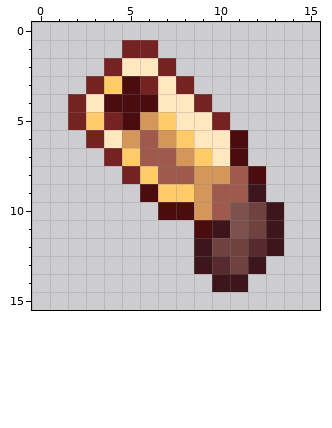
Two states of a pixel-art sprite, RP/textures/items/flintlock.png. The picture above was drawn from the file before the commit.
The file is 16x16 pixels.
The result:
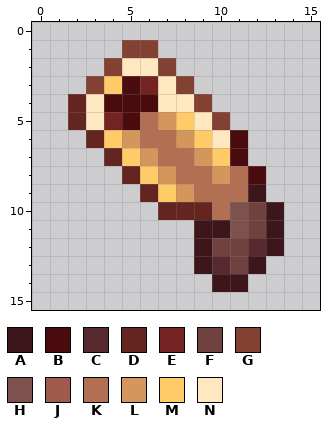
Palette (. is transparent): A #3d161b  B #4a0c0e  C #562a2f  D #64241f  E #752322  F #6f4240  G #824133  H #7d514d  J #a0594d  K #b26f52  L #d4965b  M #ffca68  N #ffe8bf
The exact change:
{"y":1,"x":5,"old":"EE","new":"GG"}
{"y":2,"x":4,"old":"E","new":"G"}
{"y":2,"x":7,"old":"E","new":"G"}
{"y":3,"x":3,"old":"E","new":"G"}
{"y":3,"x":8,"old":"E","new":"G"}
{"y":4,"x":2,"old":"E","new":"D"}
{"y":4,"x":9,"old":"E","new":"G"}
{"y":5,"x":2,"old":"EM","new":"DN"}
{"y":5,"x":6,"old":"LMN","new":"KLM"}
{"y":5,"x":10,"old":"E","new":"G"}
{"y":6,"x":3,"old":"EN","new":"DM"}
{"y":6,"x":6,"old":"JLMN","new":"KKLM"}
{"y":7,"x":4,"old":"E","new":"D"}
{"y":7,"x":6,"old":"JJLMN","new":"LKKLM"}
{"y":8,"x":5,"old":"E","new":"D"}
{"y":8,"x":7,"old":"JJL","new":"LKK"}
{"y":8,"x":11,"old":"J","new":"K"}
{"y":9,"x":6,"old":"B","new":"D"}
{"y":9,"x":8,"old":"MLJJ","new":"LKKK"}
{"y":10,"x":7,"old":"BBLJ","new":"DDDK"}
{"y":11,"x":9,"old":"B","new":"A"}
